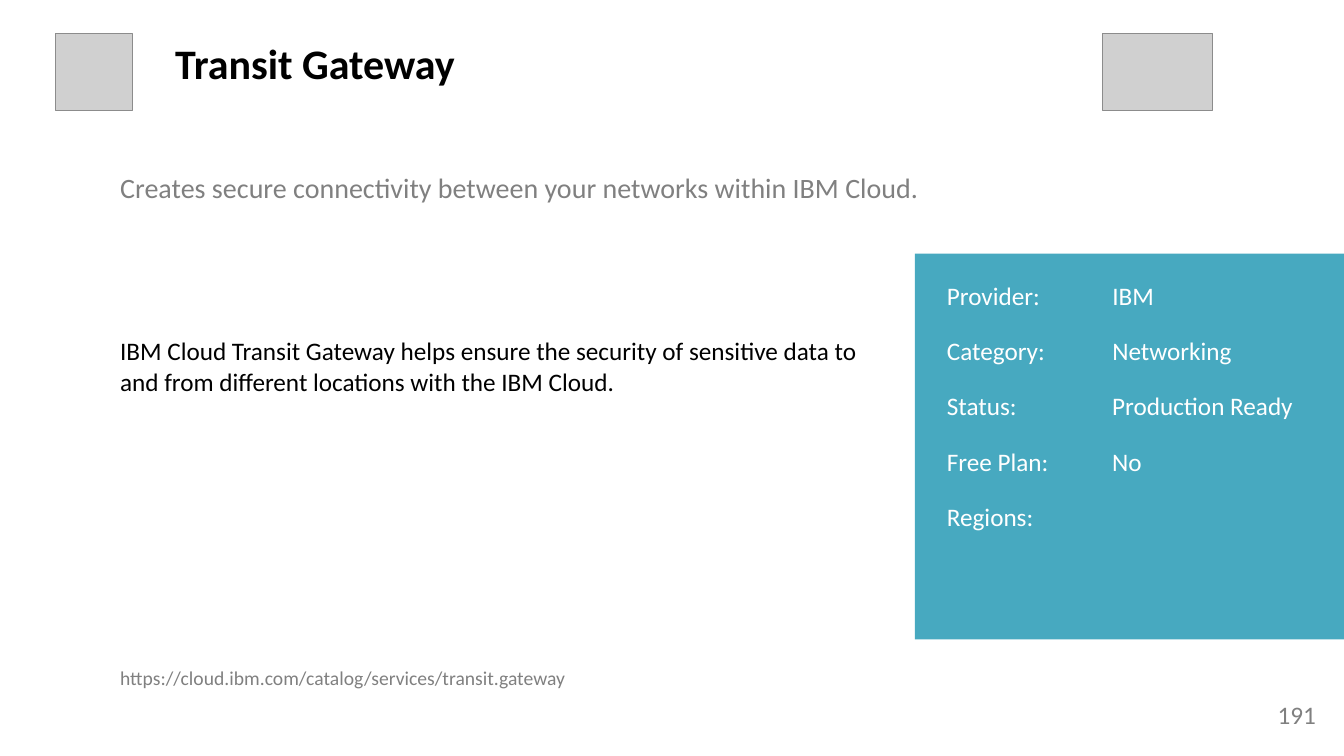
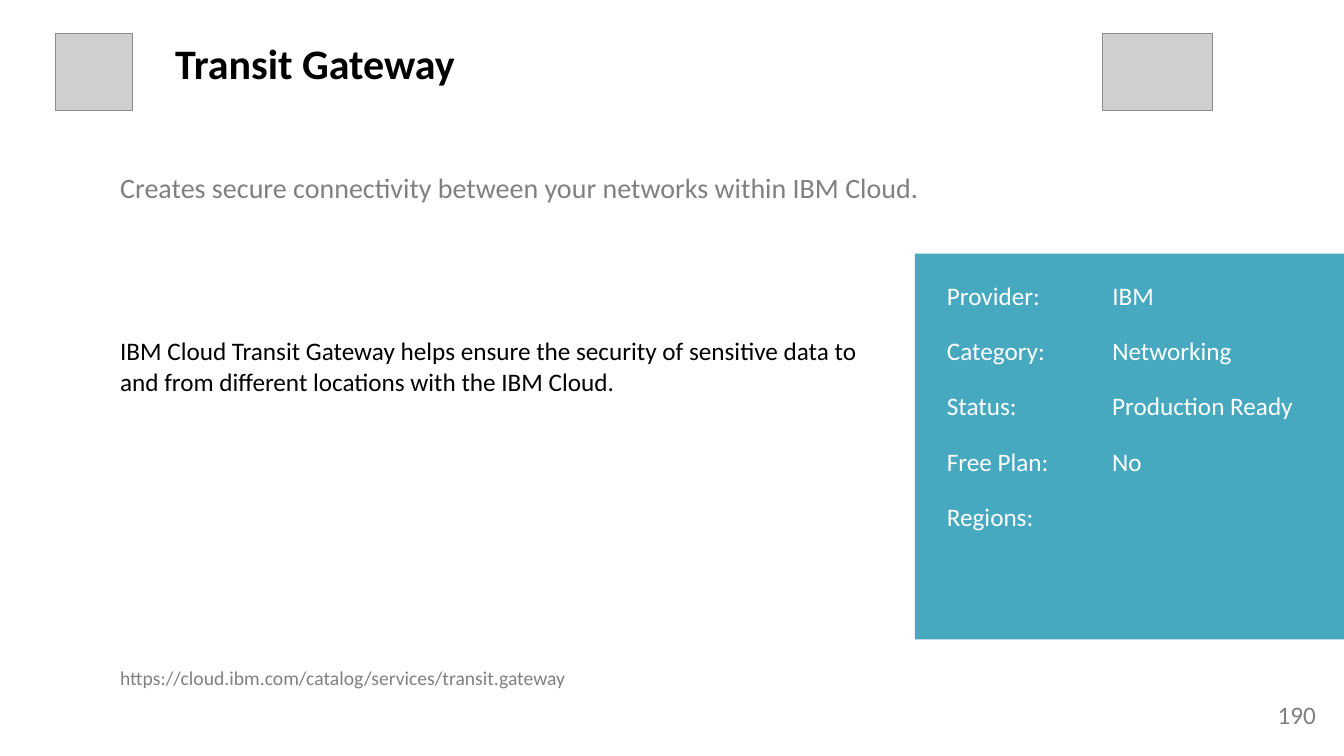
Before and after one commit to l2fprod/mycatalog, a slide deck: slide 190 of docs/generated/mycatalog.pptx (slide 191 before the commit). Drawn at 1344x756 pixels with LibreOffice and Linux fonts; fonts in the diff are those of the drawing; grey boxes stand for pictures. Boxes give left, top, right and bottom in pixels: in the first picture for what was removed or moved away, otherwise in the second. Text is boxed around its words. In the diff, an @@ line names an element or a change of style, - is before the commit and + after.

```diff
--- a/docs/generated/mycatalog.pptx
+++ b/docs/generated/mycatalog.pptx
@@ text at [1278, 708, 1316, 724]: text changed @@
-191
+190
```
Also in this commit, not shown: 128 other slides changed, 1 slide removed, 11 other files.
